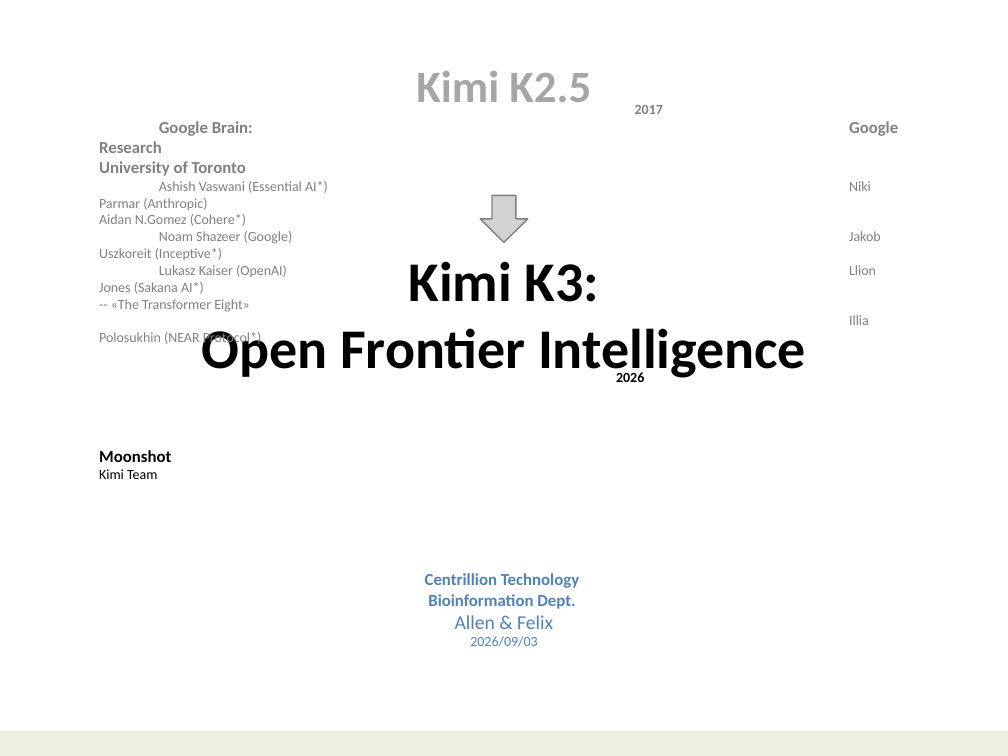
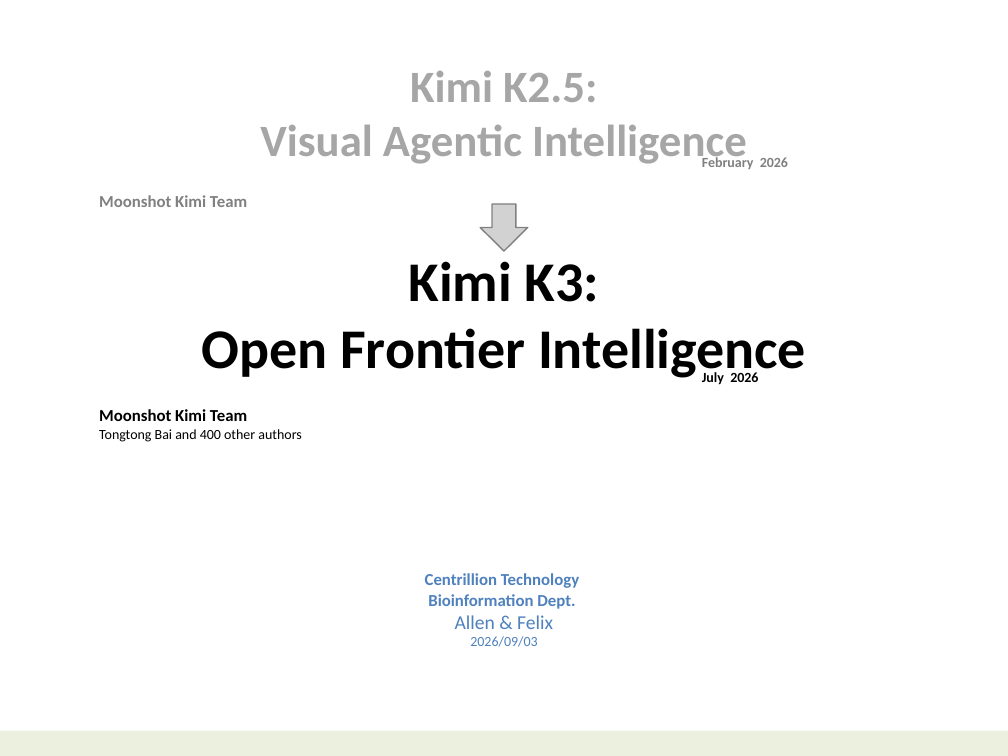
Before and after one commit to navibator/crazy-ai, a slide deck: slide 1 of ai-kimi.pptx. Drawn at 1008x756 pixels with LibreOffice and Linux fonts; fonts in the diff are those of the drawing. Boxes give left, top, right and bottom in pixels: in the first picture for what was removed or moved away, otherwise in the second. Text is boxed around its words. In the diff, an @@ line names an element or a change of style, - is before the commit and + after.

Commit message:
deepseek HCA & CSA

```diff
--- a/ai-kimi.pptx
+++ b/ai-kimi.pptx
@@ text at (x1=99, y1=71, x2=788, y2=207): text changed; size 10 to 32 pt; text colour #808080 to #A6A6A6; bold on @@
-Kimi K2.5
-2017
-Google Brain: Google Research University of Toronto
-Ashish Vaswani (Essential AI*) Niki Parmar (Anthropic) Aidan N.Gomez (Cohere*)
-Noam Shazeer (Google) Jakob Uszkoreit (Inceptive*)
-Lukasz Kaiser (OpenAI) Llion Jones (Sakana AI*) -- «The Transformer Eight»
-Illia Polosukhin (NEAR Protocol*)
+Kimi K2.5:
+Visual Agentic Intelligence
+February 2026
+Moonshot Kimi Team
@@ down arrow moved from (x1=480, y1=196, x2=527, y2=243) to (x1=480, y1=204, x2=527, y2=251) @@
@@ text at (x1=99, y1=372, x2=758, y2=442): text changed; bold off @@
-2026
-Moonshot Kimi Team
+July 2026
+Moonshot Kimi Team Tongtong Bai and 400 other authors
```
